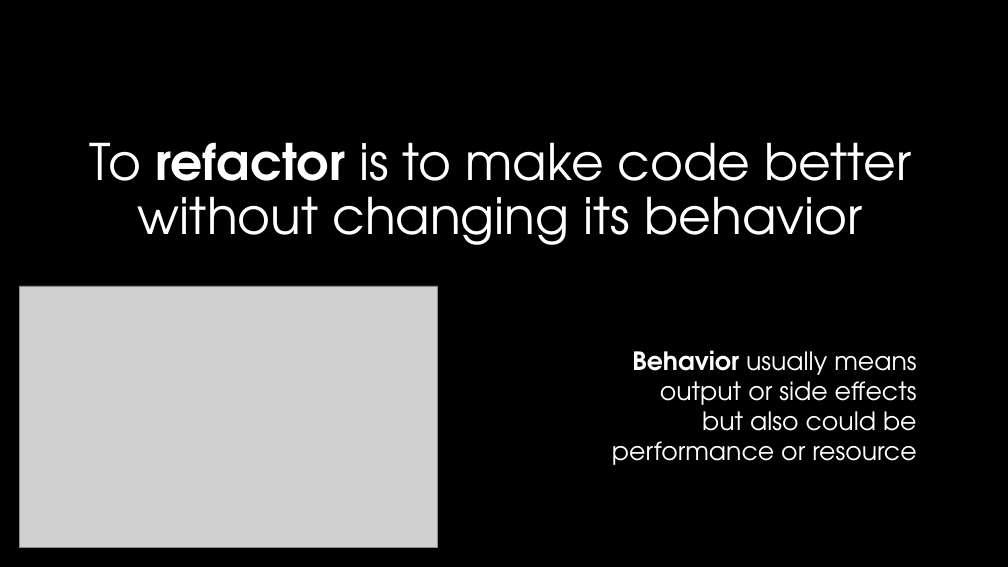
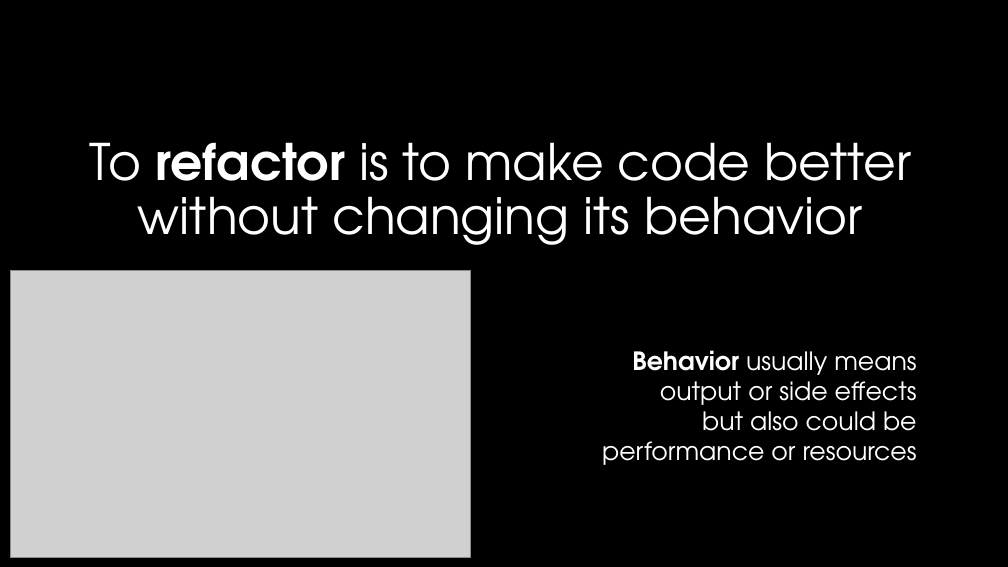
Before and after one commit to szalapski/AsyncAwaitPain, a slide deck: slide 14 of psz/PracticalRefactoring.pptx. Drawn at 1008x567 pixels with LibreOffice and Linux fonts; fonts in the diff are those of the drawing; grey boxes stand for pictures; background and template pictures are left out. Boxes give left, top, right and bottom in pixels: in the first picture for what was removed or moved away, otherwise in the second. Text is boxed around its words. In the diff, an @@ line names an element or a change of style, - is before the commit and + after.

```diff
--- a/psz/PracticalRefactoring.pptx
+++ b/psz/PracticalRefactoring.pptx
@@ picture: place and size @@
-picture at [20,286,438,547]
+picture at [11,271,470,558]
@@ text at [602,404,917,465]: text changed @@
-but also could be performance or resource
+but also could be performance or resources
```
Also in this commit, not shown: 1 other slide changed, 1 slide added.
